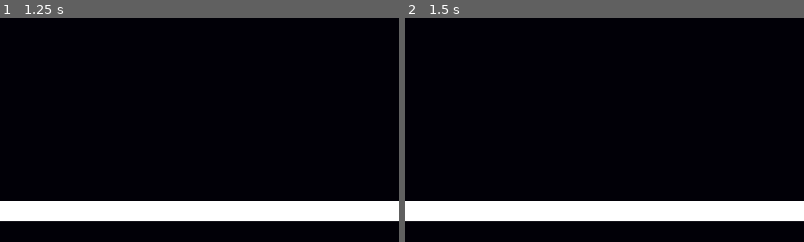
Above: before the commit, frames 1-2 (left to right).
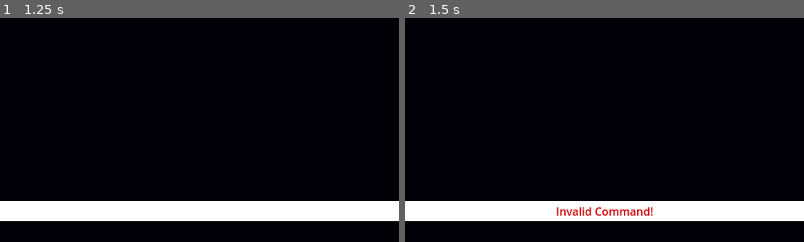
Above: after the commit, the same moments.

Repository: FroglightInteractive/keyboard_text_editor
Game: Godot game, scene res://Core/main.tscn
Same seed, same stepped clock (60 frames per second), same inputs: the game is played once before the commit and once after it.
Inputs (mouse positions are % of the whole screen's width and height, from its top left):
- Up to frame 1 (1.25 s): click (50, 98) at 0.52 s; type "12" at 0.6 s
- Up to frame 2 (1.5 s): tap Enter at 1.25 s
The pictures show only the part of the screen within x 36-86%, y 50-100%; the shares and areas given below are measured in that part.

Frame 1 is identical in both runs. In frame 2, 0.6% of the frame differs, in the area x 37-63%, y 84-89%.

Commit message:
added opening files

Diff:
--- a/Core/command_bar.gd
+++ b/Core/command_bar.gd
@@ -1,4 +1,7 @@
 extends LineEdit
+
+@onready var editor: TextEdit = $"../Editor"
+@onready var error_label: Label = $"../StatusBar/MarginContainer/HBoxContainer/ErrorLabel"
 
 
 func _ready() -> void:
@@ -6,6 +9,7 @@
 
 
 func _on_command_submitted(command: String) -> void:
+	error_label.text = ""
 	command = command.strip_edges()
 	var args = command.split(" ")
 	var cmd = args[0]
@@ -17,8 +21,10 @@
 			_open(args)
 		"quit", "q", "exit":
 			_quit()
+		"help", "h":
+			_help()
 		_:
-			print("invalid command")
+			mark_error("Invalid Command!")
 	clear()
 
 
@@ -27,8 +33,44 @@
 
 
 func _open(args: Array) -> void:
-	print(args)
+	if args:
+		var path = path_to_os(args[0])
+		var file = FileAccess.open(path, FileAccess.READ)
+		if file:
+			var file_text = file.get_as_text()
+			editor.text = file_text
+		else:
+			mark_error("File: '%s' not found!" % path)
+	else:
+		mark_error("'open' needs a file name!")
 
 
 func _quit() -> void:
 	get_tree().quit()
+
+
+func path_to_os(path: String) -> String:
+	var os = OS.get_name()
+	if os == "Windows" or os == "UWP":
+		return path.replace("/", "\\")
+	else:
+		return path
+
+func path_from_os(path: String) -> String:
+	var os = OS.get_name()
+	if os == "Windows" or os == "UWP":
+		return path.replace("\\", "/")
+	else:
+		return path
+
+
+func mark_error(error_text: String, time: float = 0.0) -> void:
+	error_label.text = error_text
+
+	if time != 0.0:
+		await get_tree().create_timer(time).timeout
+		error_label.text = ""
+
+
+func _help() -> void:
+	pass
--- a/Core/main.tscn
+++ b/Core/main.tscn
@@ -18,6 +18,9 @@
 
 [sub_resource type="LabelSettings" id="LabelSettings_7dm0k"]
 font_color = Color(0, 0, 0, 1)
+
+[sub_resource type="LabelSettings" id="LabelSettings_5yh6k"]
+font_color = Color(0.8150196, 3.5857408e-06, 7.70092e-07, 1)
 
 [sub_resource type="LabelSettings" id="LabelSettings_ig7tw"]
 font_color = Color(0, 0, 0, 1)
@@ -60,12 +63,13 @@
 [node name="VBoxContainer" type="VBoxContainer" parent="MarginContainer"]
 layout_mode = 2
 
-[node name="TextEdit" type="TextEdit" parent="MarginContainer/VBoxContainer"]
+[node name="Editor" type="CodeEdit" parent="MarginContainer/VBoxContainer"]
 layout_mode = 2
 size_flags_vertical = 3
 theme_override_styles/normal = SubResource("StyleBoxEmpty_h2yge")
 theme_override_styles/focus = SubResource("StyleBoxEmpty_1bvp3")
 theme_override_styles/read_only = SubResource("StyleBoxEmpty_lquwl")
+indent_automatic = true
 
 [node name="StatusBar" type="PanelContainer" parent="MarginContainer/VBoxContainer"]
 custom_minimum_size = Vector2(0, 24)
@@ -95,6 +99,17 @@
 layout_mode = 2
 size_flags_horizontal = 3
 
+[node name="ErrorLabel" type="Label" parent="MarginContainer/VBoxContainer/StatusBar/MarginContainer/HBoxContainer"]
+custom_minimum_size = Vector2(275, 0)
+layout_mode = 2
+size_flags_horizontal = 3
+label_settings = SubResource("LabelSettings_5yh6k")
+text_overrun_behavior = 3
+
+[node name="Spacer2" type="Control" parent="MarginContainer/VBoxContainer/StatusBar/MarginContainer/HBoxContainer"]
+layout_mode = 2
+size_flags_horizontal = 3
+
 [node name="CaretPosLabel" type="Label" parent="MarginContainer/VBoxContainer/StatusBar/MarginContainer/HBoxContainer"]
 layout_mode = 2
 size_flags_horizontal = 3
--- a/Core/status_bar.gd
+++ b/Core/status_bar.gd
@@ -1,6 +1,6 @@
 extends PanelContainer
 
-@onready var editor: TextEdit = $"../TextEdit"
+@onready var editor: TextEdit = $"../Editor"
 @onready var current_file_label: Label = $MarginContainer/HBoxContainer/CurrentFileLabel
 @onready var caret_pos_label: Label = $MarginContainer/HBoxContainer/CaretPosLabel
 
Not shown: 1 places in Core/main.tscn that only renumber resources
